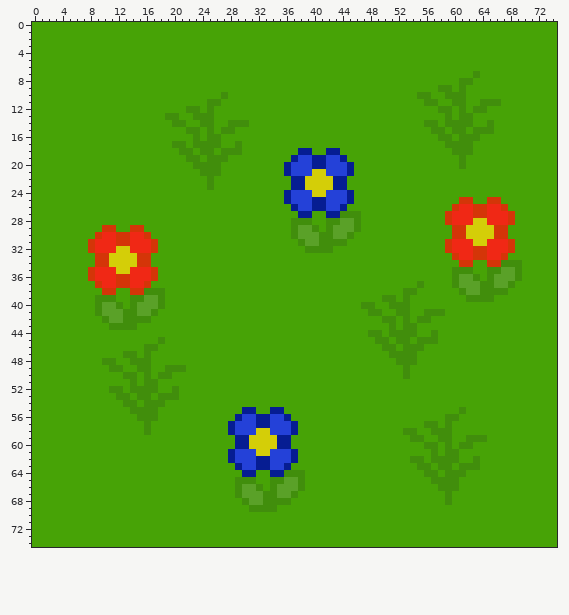
Sprite sheet: assets/block/field.png. The picture above was drawn from the file before the commit.
The file is 75x75 pixels.
The same view after the edit:
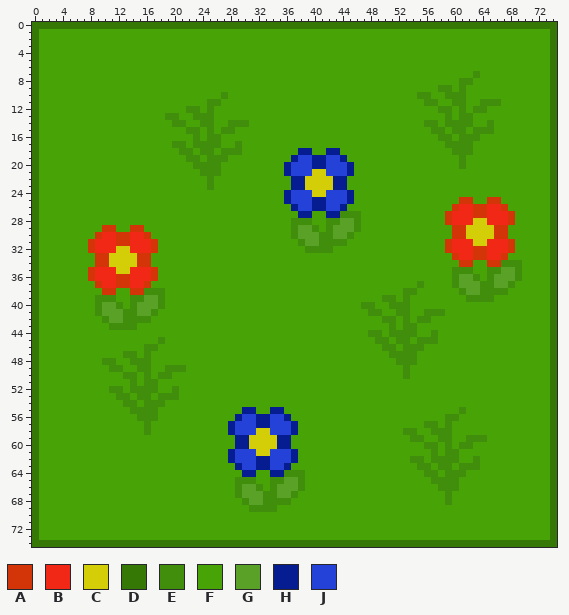
Palette (. is transparent): A #d43508  B #f02815  C #d4ce08  D #357806  E #418e0c  F #47a306  G #5aa128  H #061d92  J #2441d8
From old to new:
Changed rows in their new state; - is an unchanged pixel.
first column x 0:
 0 DDDDDDDDDDDDDDDDDDDDDDDDDDDDDDDDDDDDDDDDDDDDDDDDDDDDDDDDDDDDDDDDDDDDDDDDDDD
 1 D-------------------------------------------------------------------------D
 2 D-------------------------------------------------------------------------D
 3 D-------------------------------------------------------------------------D
 4 D-------------------------------------------------------------------------D
 5 D-------------------------------------------------------------------------D
 6 D-------------------------------------------------------------------------D
 7 D-------------------------------------------------------------------------D
 8 D-------------------------------------------------------------------------D
 9 D-------------------------------------------------------------------------D
10 D-------------------------------------------------------------------------D
11 D-------------------------------------------------------------------------D
12 D-------------------------------------------------------------------------D
13 D-------------------------------------------------------------------------D
14 D-------------------------------------------------------------------------D
15 D-------------------------------------------------------------------------D
16 D-------------------------------------------------------------------------D
17 D-------------------------------------------------------------------------D
18 D-------------------------------------------------------------------------D
19 D-------------------------------------------------------------------------D
20 D-------------------------------------------------------------------------D
21 D-------------------------------------------------------------------------D
22 D-------------------------------------------------------------------------D
23 D-------------------------------------------------------------------------D
24 D-------------------------------------------------------------------------D
25 D-------------------------------------------------------------------------D
26 D-------------------------------------------------------------------------D
27 D-------------------------------------------------------------------------D
28 D-------------------------------------------------------------------------D
29 D-------------------------------------------------------------------------D
30 D-------------------------------------------------------------------------D
31 D-------------------------------------------------------------------------D
32 D-------------------------------------------------------------------------D
33 D-------------------------------------------------------------------------D
34 D-------------------------------------------------------------------------D
35 D-------------------------------------------------------------------------D
36 D-------------------------------------------------------------------------D
37 D-------------------------------------------------------------------------D
38 D-------------------------------------------------------------------------D
39 D-------------------------------------------------------------------------D
40 D-------------------------------------------------------------------------D
41 D-------------------------------------------------------------------------D
42 D-------------------------------------------------------------------------D
43 D-------------------------------------------------------------------------D
44 D-------------------------------------------------------------------------D
45 D-------------------------------------------------------------------------D
46 D-------------------------------------------------------------------------D
47 D-------------------------------------------------------------------------D
48 D-------------------------------------------------------------------------D
49 D-------------------------------------------------------------------------D
50 D-------------------------------------------------------------------------D
51 D-------------------------------------------------------------------------D
52 D-------------------------------------------------------------------------D
53 D-------------------------------------------------------------------------D
54 D-------------------------------------------------------------------------D
55 D-------------------------------------------------------------------------D
56 D-------------------------------------------------------------------------D
57 D-------------------------------------------------------------------------D
58 D-------------------------------------------------------------------------D
59 D-------------------------------------------------------------------------D
60 D-------------------------------------------------------------------------D
61 D-------------------------------------------------------------------------D
62 D-------------------------------------------------------------------------D
63 D-------------------------------------------------------------------------D
64 D-------------------------------------------------------------------------D
65 D-------------------------------------------------------------------------D
66 D-------------------------------------------------------------------------D
67 D-------------------------------------------------------------------------D
68 D-------------------------------------------------------------------------D
69 D-------------------------------------------------------------------------D
70 D-------------------------------------------------------------------------D
71 D-------------------------------------------------------------------------D
72 D-------------------------------------------------------------------------D
73 D-------------------------------------------------------------------------D
74 DDDDDDDDDDDDDDDDDDDDDDDDDDDDDDDDDDDDDDDDDDDDDDDDDDDDDDDDDDDDDDDDDDDDDDDDDDD
Where, in picture pixels (left, top, right, bottom), the same in both pictures:
changed: (32, 22, 557, 547)
